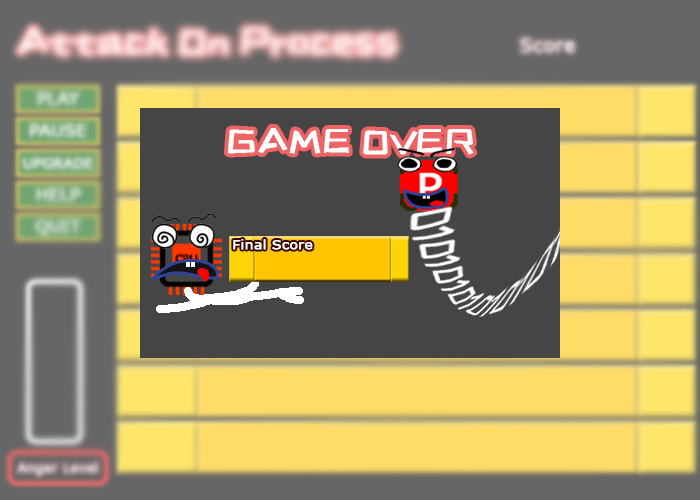
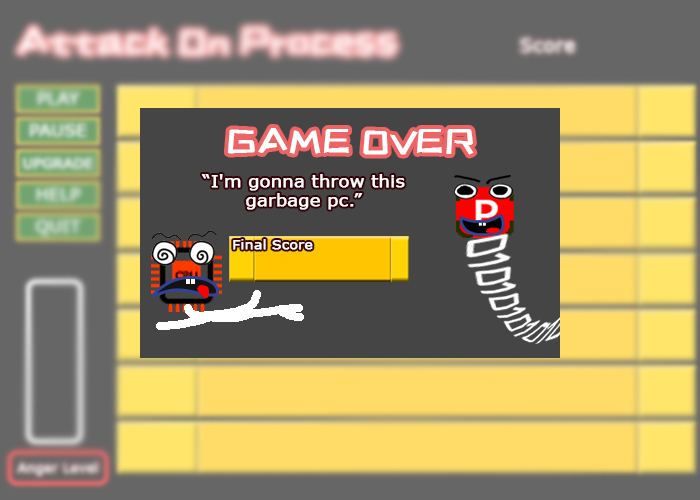
Layered file, before and after one edit (700x500). Changes by layer:
added layer "Layer 3" above "Layer 1" over (x1=151, y1=148, x2=560, y2=344)
hid "Layer 1" over (x1=151, y1=148, x2=560, y2=344)
